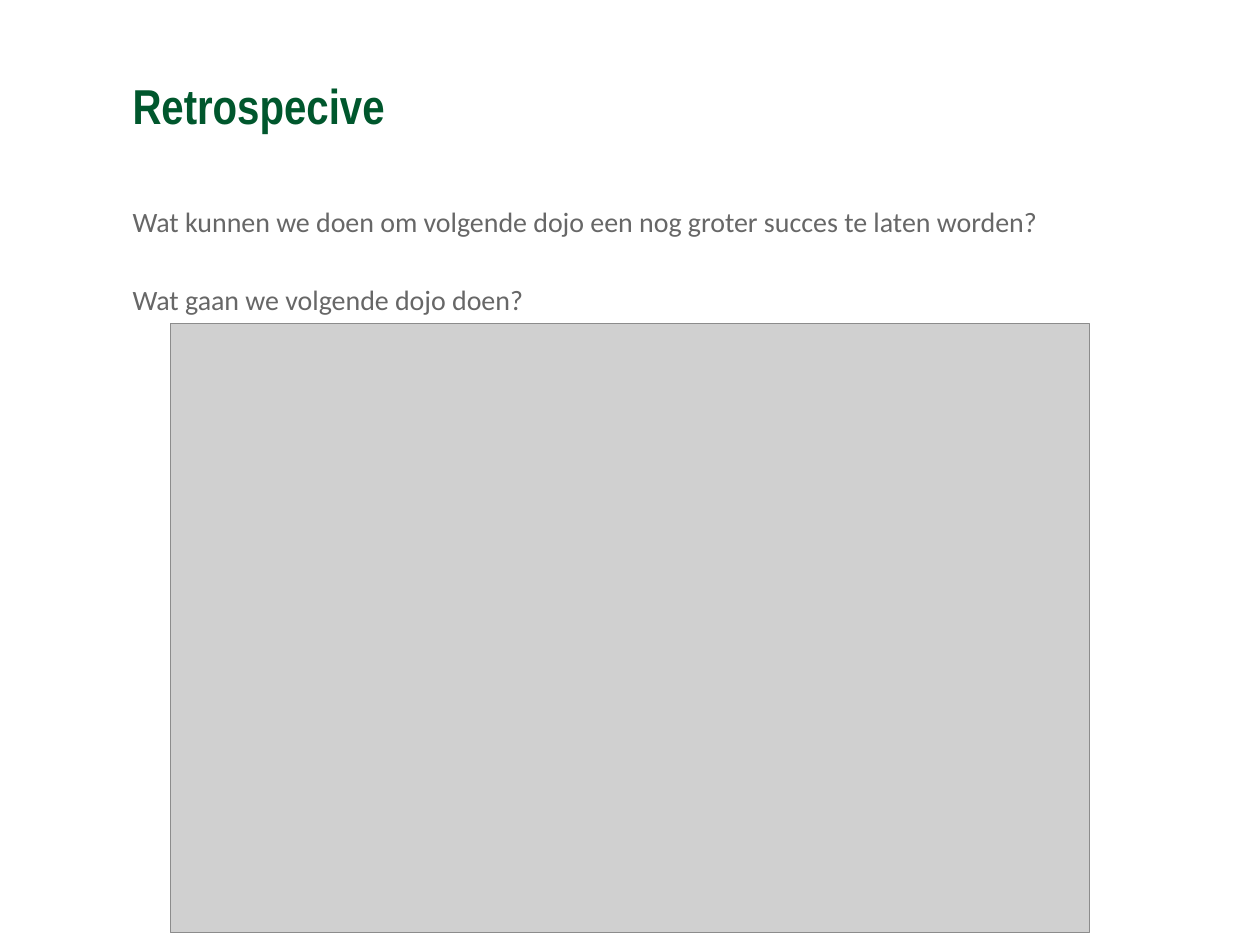
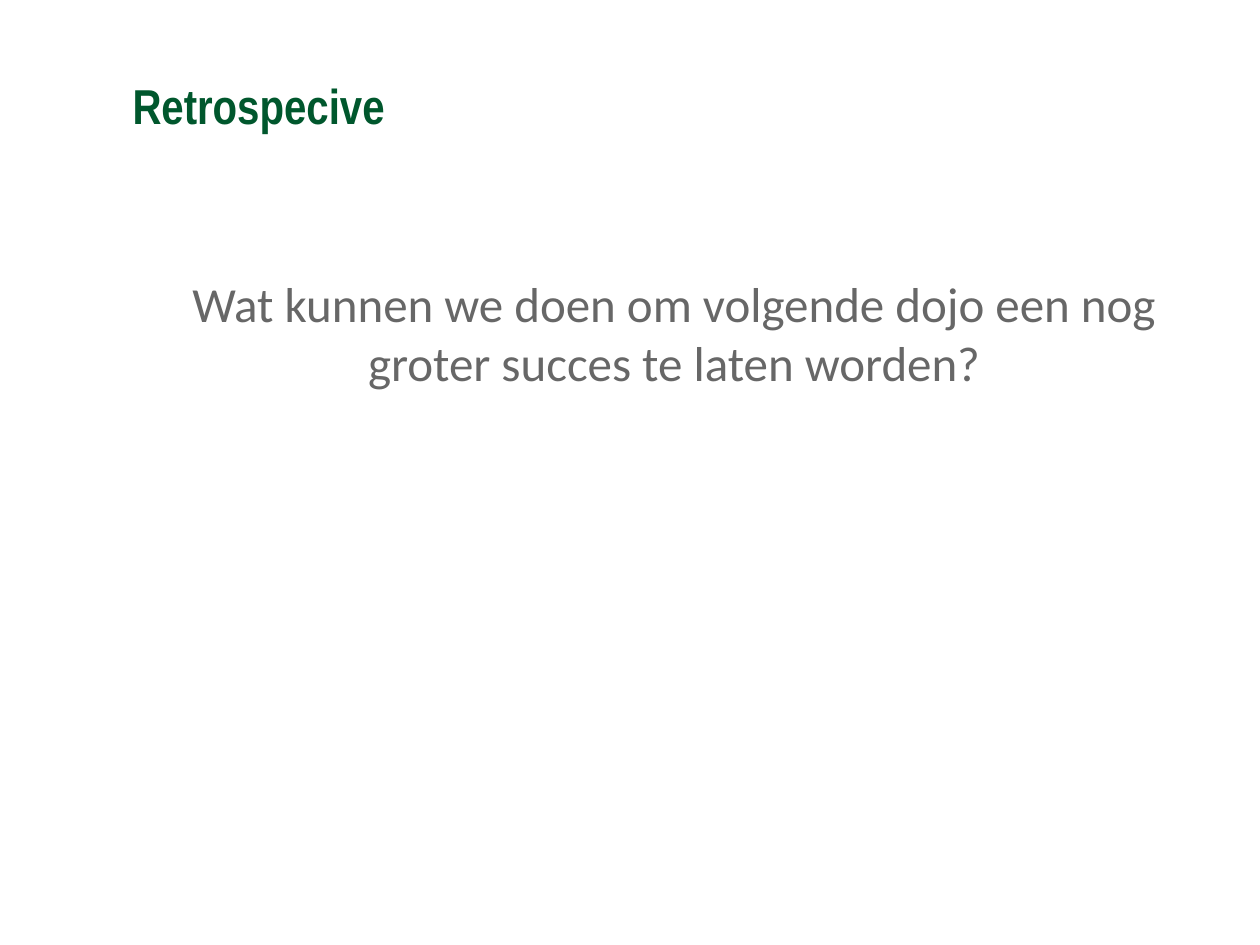
Before and after one commit to Ozindar/GCUnitTestDojo, a slide deck: slide 9 of warehouse/Coding Kata - Warehouse - startin with Unit Testing.pptx (slide 8 before the commit). Drawn at 1260x945 pixels with LibreOffice and Linux fonts; fonts in the diff are those of the drawing; grey boxes stand for pictures; background and template pictures are left out. Boxes give left, top, right and bottom in pixels: in the first picture for what was removed or moved away, otherwise in the second. Text is boxed around its words. In the diff, an @@ line names an element or a change of style, - is before the commit and + after.

```diff
--- a/warehouse/Coding Kata - Warehouse - startin with Unit Testing.pptx
+++ b/warehouse/Coding Kata - Warehouse - startin with Unit Testing.pptx
@@ text "Wat kunnen we doen om ..." at (192,288,1155,390): size 16 to 28 pt; alignment left to centre; more space between paragraphs @@
@@ text at (133,290,523,315): paragraph removed @@
-Wat gaan we volgende dojo doen?
@@ picture removed at (170,324,1089,932) @@
```
Also in this commit, not shown: 4 other slides changed, 3 slides added, 2 other files.
